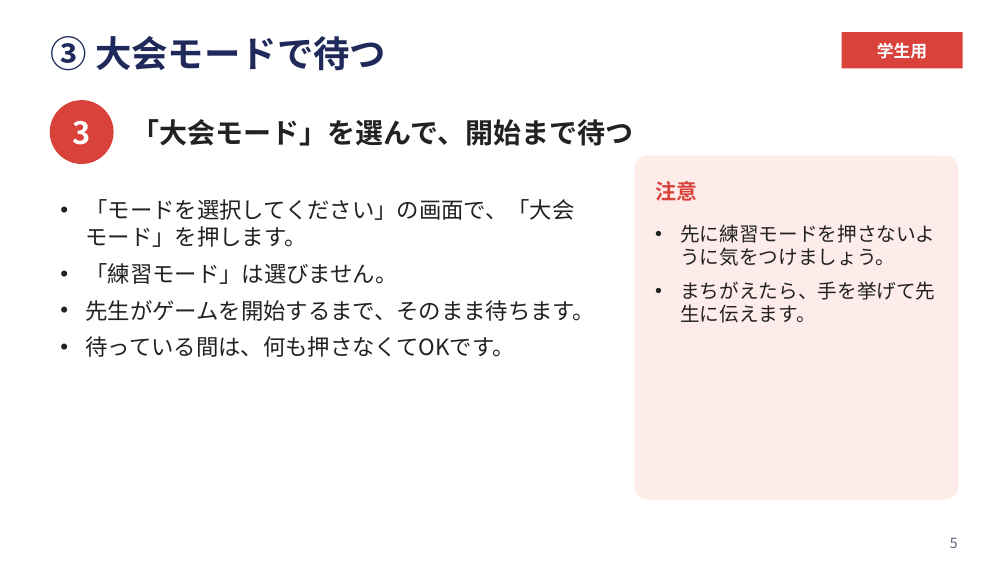
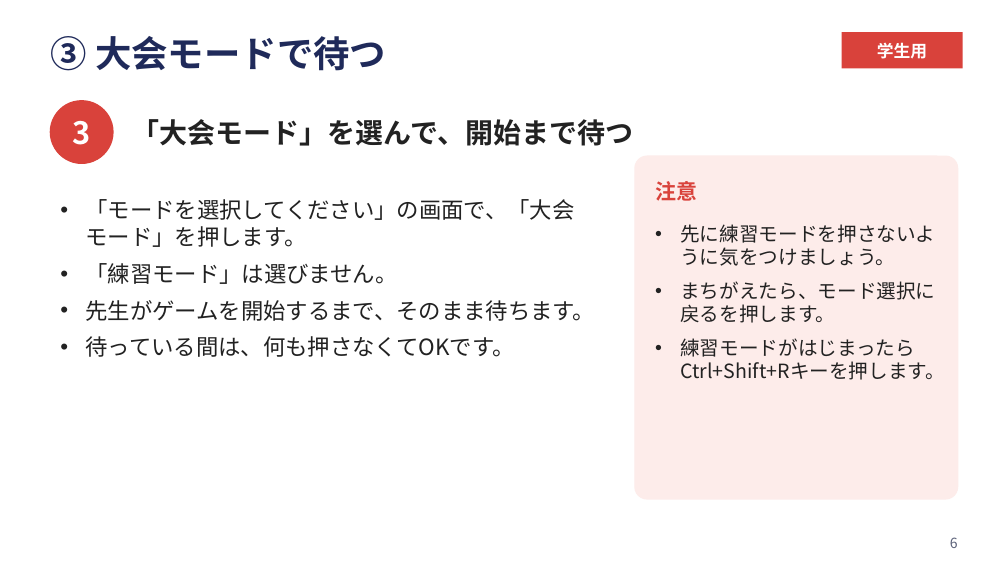
Before and after one commit to watanabekou0708-bot/e-karuta, a slide deck: slide 6 of 手順書/当日手順書_学生用.pptx (slide 5 before the commit). Drawn at 1008x567 pixels with LibreOffice and Linux fonts; fonts in the diff are those of the drawing. Boxes give left, top, right and bottom in pixels: in the first picture for what was removed or moved away, otherwise in the second. Text is boxed around its words. In the diff, an @@ line names an element or a change of style, - is before the commit and + after.

```diff
--- a/手順書/当日手順書_学生用.pptx
+++ b/手順書/当日手順書_学生用.pptx
@@ text at box(680, 281, 945, 380): text changed @@
-• まちがえたら、手を挙げて先生に伝えます。
+• まちがえたら、モード選択に戻るを押します。
+• 練習モードがはじまったらCtrl+Shift+Rキーを押します。
@@ page number at box(950, 537, 958, 548): text changed @@
-5
+6
```
Also in this commit, not shown: 4 other slides changed, 1 slide added, 2 other files.
